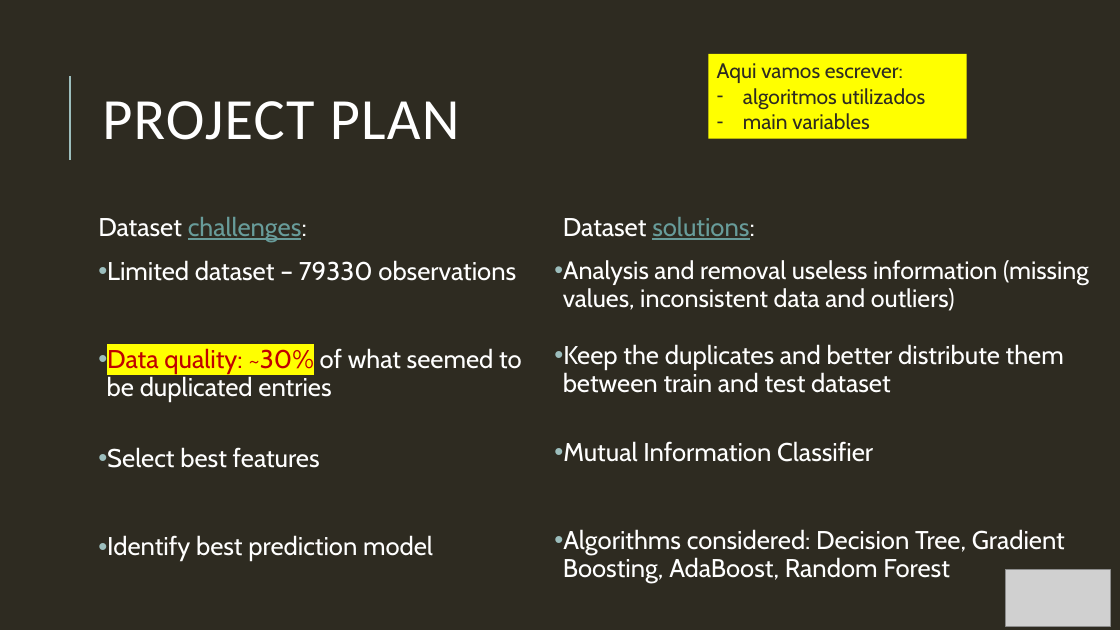
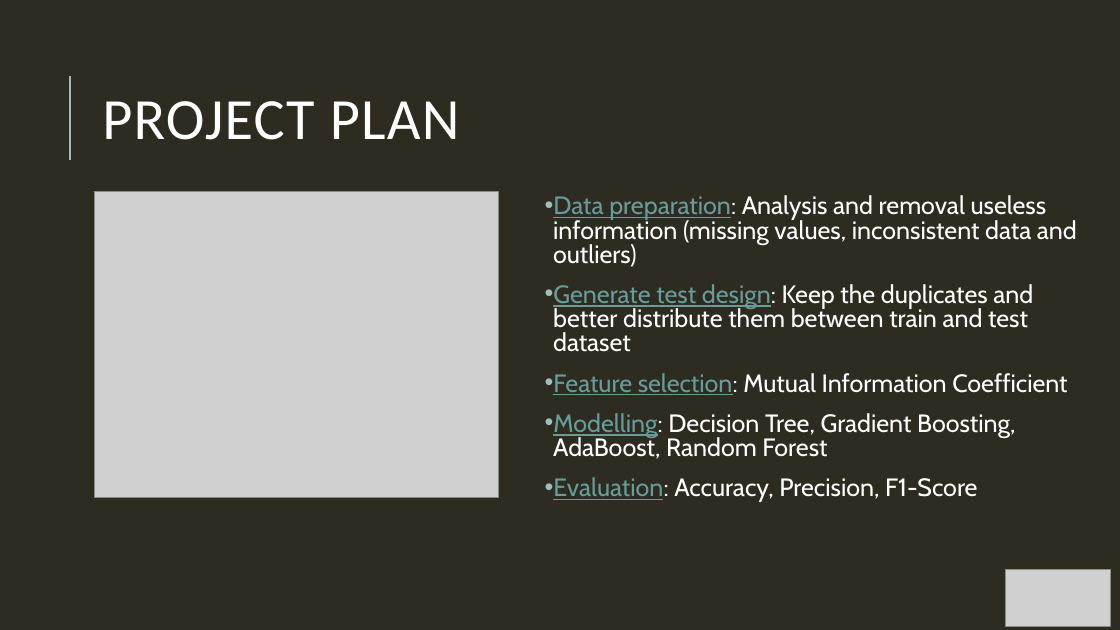
Before and after one commit to Debs86/Business_Cases_Projects, a slide deck: slide 5 of BC2/GroupD_BC2_Presentation.pptx. Drawn at 1120x630 pixels with LibreOffice and Linux fonts; fonts in the diff are those of the drawing; grey boxes stand for pictures. Boxes give left, top, right and bottom in pixels: in the first picture for what was removed or moved away, otherwise in the second. Text is boxed around its words. In the diff, an @@ line names an element or a change of style, - is before the commit and + after.

```diff
--- a/BC2/GroupD_BC2_Presentation.pptx
+++ b/BC2/GroupD_BC2_Presentation.pptx
@@ rectangle removed at box(708, 54, 966, 139) @@
-Aqui vamos escrever:
-– algoritmos utilizados
-– main variables
@@ picture added at box(94, 192, 498, 497) @@
@@ text at box(553, 195, 1077, 502): text changed @@
-  Dataset solutions:
-• Analysis and removal useless information (missing values, inconsistent data and outliers)
+• Data preparation: Analysis and removal useless information (missing values, inconsistent data and outliers)
+• Generate test design: Keep the duplicates and better distribute them between train and test dataset
+• Feature selection: Mutual Information Coefficient
+• Modelling: Decision Tree, Gradient Boosting, AdaBoost, Random Forest
+• Evaluation: Accuracy, Precision, F1-Score
@@ text removed at box(98, 217, 522, 561) @@
-Dataset challenges:
-• Limited dataset – 79330 observations
-• Data quality: ~30% of what seemed to be duplicated entries
-• Select best features
-• Identify best prediction model
@@ text removed at box(563, 344, 1064, 393) @@
-• Keep the duplicates and better distribute them between train and test dataset
@@ text removed at box(563, 441, 873, 462) @@
-• Mutual Information Classifier
@@ text removed at box(563, 529, 1065, 582) @@
-• Algorithms considered: Decision Tree, Gradient Boosting, AdaBoost, Random Forest
```
Also in this commit, not shown: 2 other slides changed, 2 slides added, 2 slides removed.
